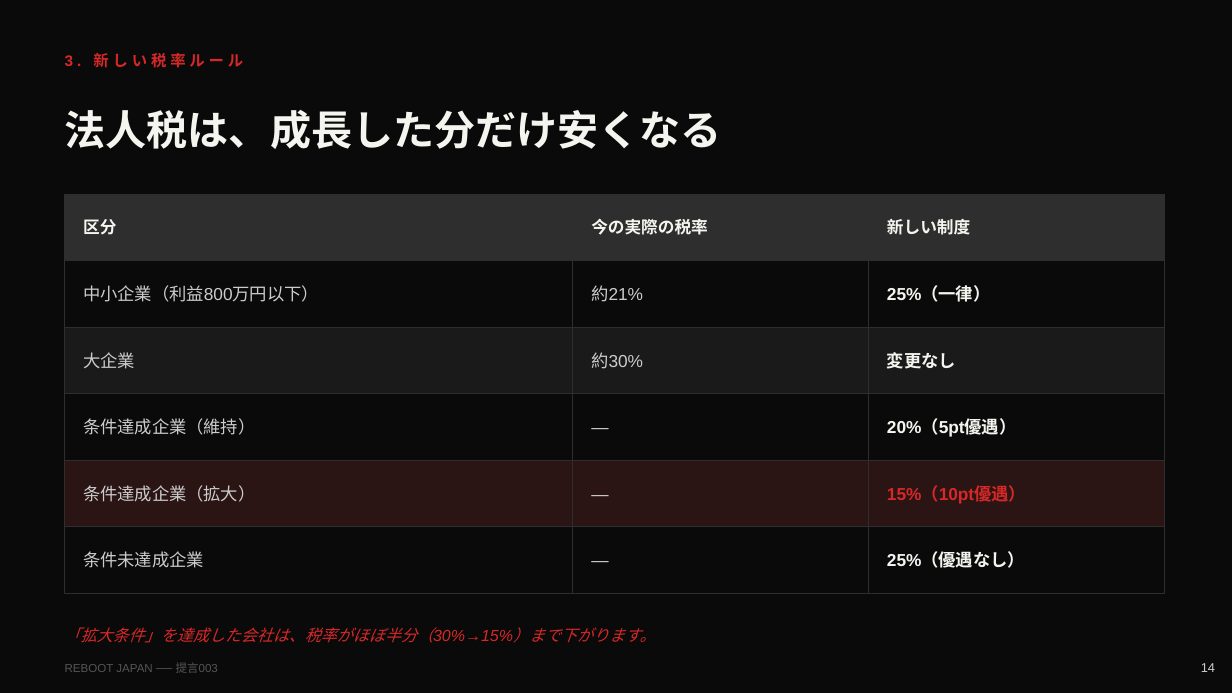
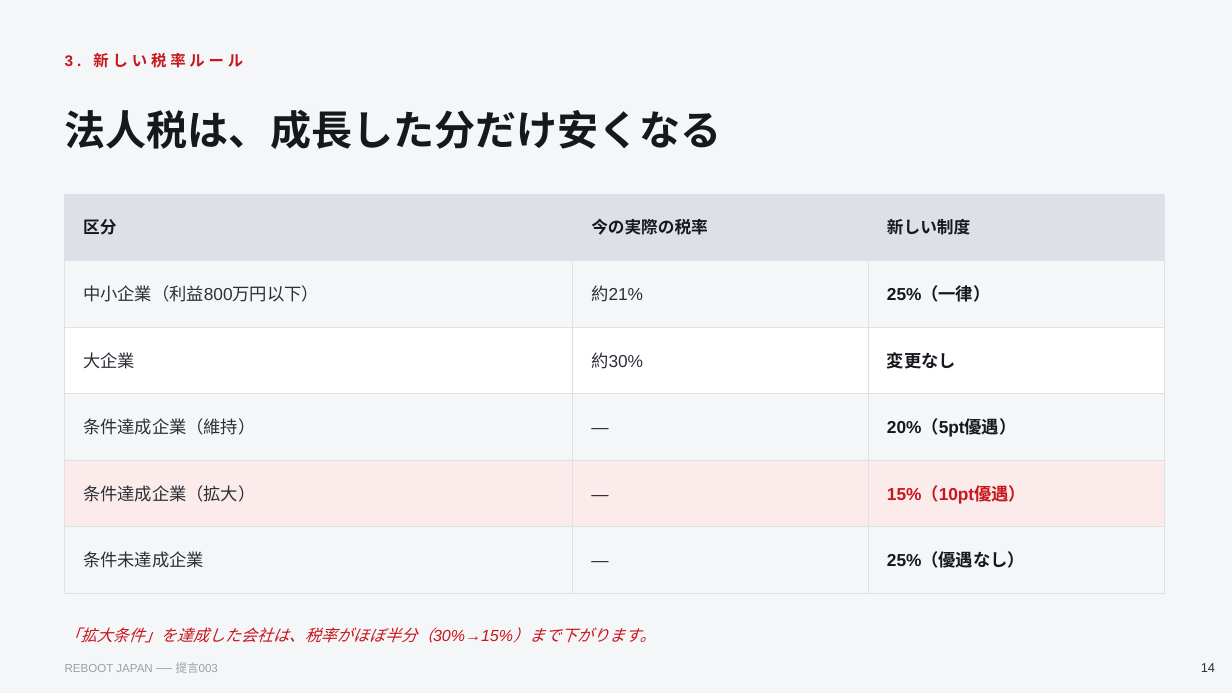
Before and after one commit to penny-wise-rgb/reboot-japan, a slide deck: slide 14 of policy/proposal_003.pptx. Drawn at 1232x693 pixels with LibreOffice and Linux fonts; fonts in the diff are those of the drawing. Boxes give left, top, right and bottom in pixels: in the first picture for what was removed or moved away, otherwise in the second. Text is boxed around its words. In the diff, an @@ line names an element or a change of style, - is before the commit and + after.

```diff
--- a/policy/proposal_003.pptx
+++ b/policy/proposal_003.pptx
@@ background #0A0A0A to #F5F6F8 @@
@@ fill #2E2E2E to #DDE0E6; outline #2E2E2E 0.75 pt to #DDE0E6 0.75 pt in 3 elements at [65,194,573,261], [573,194,869,261], [869,194,1165,261] @@
@@ fill #1A1A1A to #FFFFFF; outline #2E2E2E 0.75 pt to #DDE0E6 0.75 pt in 3 elements at [65,327,573,394], [573,327,869,394], [869,327,1165,394] @@
@@ fill #2A1414 to #FCEBEB; outline #2E2E2E 0.75 pt to #DDE0E6 0.75 pt in 3 elements at [65,460,573,527], [573,460,869,527], [869,460,1165,527] @@
@@ text colour #CCCCCC to #2B2F36 in 11 elements at [1201,663,1215,672], [83,285,319,302], [591,285,643,302], [83,352,135,369], [591,352,643,369], [83,418,255,435], [83,485,255,502], [83,551,204,568], [592,394,850,460], [592,460,850,527], [592,527,850,593] @@
@@ fill #0A0A0A to #F5F6F8; outline #2E2E2E 0.75 pt to #DDE0E6 0.75 pt in 9 elements at [65,261,573,327], [573,261,869,327], [869,261,1165,327], [65,394,573,460], [573,394,869,460], [869,394,1165,460], [65,527,573,593], [573,527,869,593], [869,527,1165,593] @@
@@ text colour #F5F5F0 to #16181D in 8 elements at [65,110,722,149], [83,219,116,235], [591,218,708,235], [887,219,970,235], [887,286,991,302], [887,352,956,369], [887,419,1016,437], [887,552,1025,568] @@
@@ text colour #D62828 to #C8161D in 3 elements at [65,53,243,68], [887,486,1026,504], [65,627,656,643] @@
@@ text "REBOOT JAPAN ── 提言003" at [65,662,218,673]: text colour #555555 to #9AA0AA @@
```
Also in this commit, not shown: 25 other slides changed, 12 other files.
